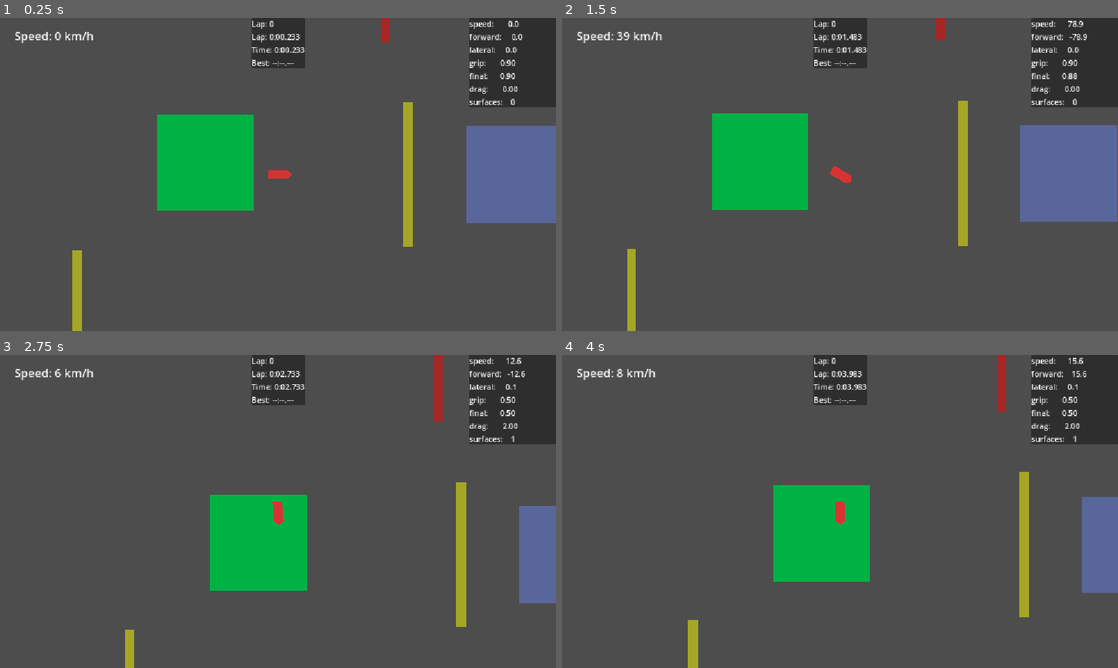
Above: before the commit, frames 1-4 (two rows, left to right).
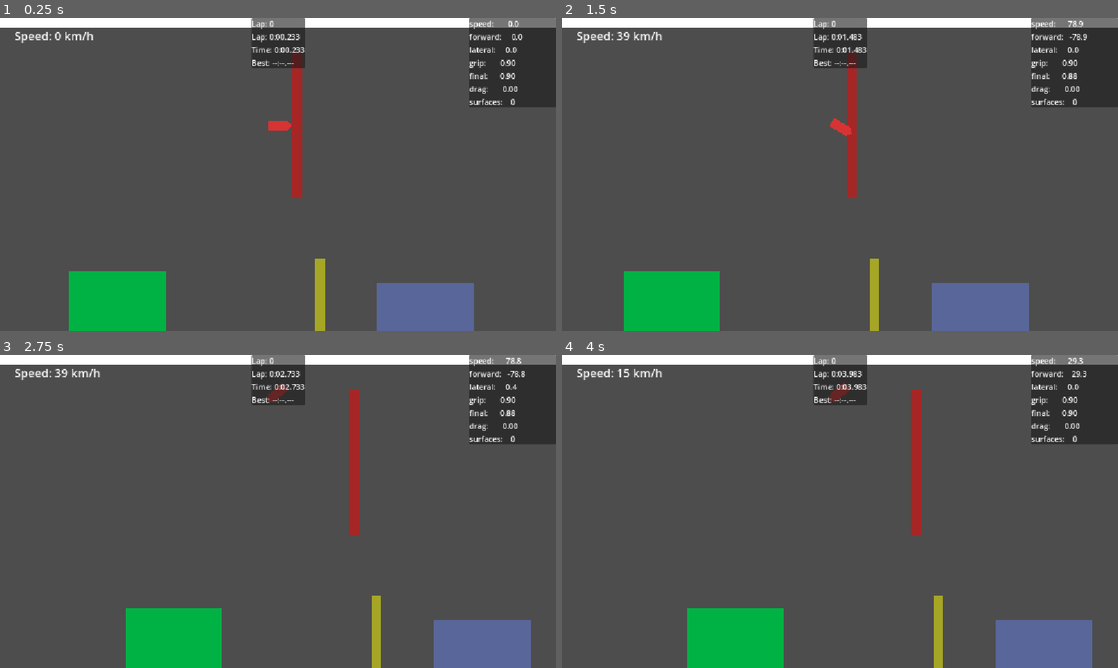
Above: after the commit, the same moments.

Repository: Lymphatus/wren
Game: Godot game, scene res://scenes/main.tscn
The game is run twice, just before and just after one commit, with the same random seed, the same clock (stepped at 60 frames per second) and the same inputs.
Inputs:
- Up to frame 1 (0.25 s): no input
- Up to frame 2 (1.5 s): tap Enter at 0.5 s; hold D (steer_right) 0.53-1.28 s; tap W (gas) at 0.6, 1.35 s; hold S (brake) from 1.28 s (still down)
- Up to frame 3 (2.75 s): release S (brake) at 2.03 s; hold D (steer_right) from 2.03 s (still down); tap W (gas) at 2.1 s
- Up to frame 4 (4 s): tap W (gas) at 2.85, 3.6 s; release D (steer_right) at 3.53 s; hold A (steer_left) from 3.53 s (still down)

The runs differ from the first frame. In frame 1, 22% of the frame differs, in the area x 0-100%, y 0-100%; in frame 2, 22%; in frame 3, 19%; in frame 4, 19%.

Commit message:
feat: reset car to start line on key press

Diff:
--- a/project.godot
+++ b/project.godot
@@ -14,6 +14,10 @@
 run/main_scene="res://scenes/main.tscn"
 config/features=PackedStringArray("4.6", "Mobile")
 config/icon="res://icon.svg"
+
+[autoload]
+
+EventBus="*uid://snmf4dhdejtt"
 
 [display]
 
@@ -50,6 +54,11 @@
 "events": [Object(InputEventKey,"resource_local_to_scene":false,"resource_name":"","device":-1,"window_id":0,"alt_press …(195 unchanged characters)…
 ]
 }
+reset={
+"deadzone": 0.2,
+"events": [Object(InputEventKey,"resource_local_to_scene":false,"resource_name":"","device":-1,"window_id":0,"alt_pressed":false,"shift_pressed":false,"ctrl_pressed":false,"meta_pressed":false,"pressed":false,"keycode":0,"physical_keycode":82,"key_label":0,"unicode":114,"location":0,"echo":false,"script":null)
+]
+}
 
 [physics]
 
--- a/scenes/main.tscn
+++ b/scenes/main.tscn
@@ -7,7 +7,6 @@
 [ext_resource type="PackedScene" uid="uid://bpans64dgjfxb" path="res://scenes/hud.tscn" id="4_jyhfs"]
 [ext_resource type="Script" uid="uid://du6pjc4cl4vny" path="res://scripts/game_manager.gd" id="6_tefeu"]
 [ext_resource type="PackedScene" uid="uid://dqe68kpb3jv22" path="res://scenes/checkpoint.tscn" id="7_o6xl0"]
-[ext_resource type="Script" uid="uid://dtghngh0khaj4" path="res://scripts/checkpoint.gd" id="8_tipki"]
 
 [sub_resource type="RectangleShape2D" id="RectangleShape2D_tbgi4"]
 size = Vector2(20, 300)
@@ -61,10 +60,11 @@
 car = NodePath("../Car")
 game_manager = NodePath("../GameManager")
 
-[node name="GameManager" type="Node" parent="." unique_id=44021279 node_paths=PackedStringArray("start_line", "checkpoints_container")]
+[node name="GameManager" type="Node" parent="." unique_id=44021279 node_paths=PackedStringArray("start_line", "checkpoints_container", "spawn_marker")]
 script = ExtResource("6_tefeu")
 start_line = NodePath("../StartFinishLine")
 checkpoints_container = NodePath("../Checkpoints")
+spawn_marker = NodePath("../StartFinishLine/CarStartMarker")
 
 [node name="StartFinishLine" type="Area2D" parent="." unique_id=1602827363]
 position = Vector2(67, -425)
@@ -80,16 +80,16 @@
 color = Color(1, 0, 0, 0.5)
 metadata/_edit_use_anchors_ = true
 
+[node name="CarStartMarker" type="Marker2D" parent="StartFinishLine" unique_id=1651490979]
+position = Vector2(-40, 0)
+
 [node name="Checkpoints" type="Node2D" parent="." unique_id=54335833]
 
 [node name="Checkpoint1" parent="Checkpoints" unique_id=730939196 instance=ExtResource("7_o6xl0")]
 position = Vector2(847, -238)
-script = ExtResource("8_tipki")
 
 [node name="Checkpoint2" parent="Checkpoints" unique_id=246847440 instance=ExtResource("7_o6xl0")]
 position = Vector2(114, 0)
-script = ExtResource("8_tipki")
 
 [node name="Checkpoint3" parent="Checkpoints" unique_id=1273690622 instance=ExtResource("7_o6xl0")]
 position = Vector2(-573, 306)
-script = ExtResource("8_tipki")
--- /dev/null
+++ b/scripts/event_bus.gd
@@ -0,0 +1,5 @@
+extends Node
+
+## Fired when the race should reset. Carries where the car should land,
+## so listeners don't need to know about the spawn marker.
+signal race_reset(spawn_transform: Transform2D)
--- a/scripts/game_manager.gd
+++ b/scripts/game_manager.gd
@@ -31,29 +31,36 @@
 ## StartFinishLine node into this slot in the Inspector.
 @export var start_line: Area2D
 
-
 ## Container holding all Checkpoint instances. Order in the scene tree
 ## determines the order they must be crossed in for a valid lap.
 @export var checkpoints_container: Node2D
+
+## Marker for where the car spawns/resets to — placed behind the start line.
+## Drag the spawn Marker2D into this slot in the Inspector.
+@export var spawn_marker: Marker2D
+
 # Built in _ready from checkpoints_container's children; never mutated after.
 var _checkpoints: Array[Area2D] = []
 # Index of the next checkpoint that must be crossed for the current lap to
 # remain valid. Starts at 0, advances on each in-order crossing, resets to
 # 0 after a valid start-line crossing.
 var _next_required_checkpoint: int = 0
+
 func _ready() -> void:
+	EventBus.race_reset.connect(_reset)
 	if start_line:
 		start_line.body_entered.connect(on_line_crossed)
+
 	if checkpoints_container:
 		for child in checkpoints_container.get_children():
 			if child.has_signal("crossed"):
 				_checkpoints.append(child)
 				child.crossed.connect(_on_checkpoint_crossed)
+	EventBus.race_reset.emit(spawn_marker.global_transform)
 
 func _process(delta: float) -> void:
 	current_lap_time += delta
 	total_time += delta
-
 
 # ============================================================================
 # Called by the start/finish line's body_entered signal. No direction
@@ -84,6 +91,23 @@
 	if idx == _next_required_checkpoint:
 		_next_required_checkpoint += 1
 
+func _reset(_spawn_transform: Transform2D) -> void:
+	lap_count = 0
+	current_lap_time = 0.0
+	total_time = 0.0
+	best_lap_time = -1.0
+	_next_required_checkpoint = 0
+
+# ============================================================================
+# Input handling — _unhandled_input fires only when a UI element didn't
+# consume the event, which is exactly what we want for a global debug
+# toggle. is_action_pressed (on the event, not the polled version) fires
+# once per key press.
+# ============================================================================
+func _unhandled_input(event: InputEvent) -> void:
+	if event.is_action_pressed("reset"):
+		EventBus.race_reset.emit(spawn_marker.global_transform)
+
 # ============================================================================
 # Format a duration (seconds) as "m:ss.mmm". Negative input → placeholder,
 # so callers can pass best_lap_time directly without a null check.
--- a/scripts/player_car.gd
+++ b/scripts/player_car.gd
@@ -97,8 +97,14 @@
 ## modulation. Exposed for the debug HUD; do not write to it externally.
 var final_grip: float = 0.9
 
+## Pending reset. _on_race_reset can fire any time; the actual move is
+## deferred to the next _integrate_forces — the only place a RigidBody2D
+## can be repositioned without fighting the solver.
+var _reset_requested: bool = false
+var _reset_to: Transform2D
 
 func _ready() -> void:
+	EventBus.race_reset.connect(_on_race_reset)
 	# Start the smoothed grip on the baseline so the first physics tick
 	# doesn't lerp from a stale default. effective_drag stays at 0 since
 	# the asphalt baseline has no drag.
@@ -110,6 +116,13 @@
 # one thing; this function is just the order.
 # ============================================================================
 func _integrate_forces(state: PhysicsDirectBodyState2D) -> void:
+	if _reset_requested:
+		_reset_requested = false
+		state.transform = _reset_to
+		state.linear_velocity = Vector2.ZERO
+		state.angular_velocity = 0.0
+		return  # skip this tick's throttle/steering so we don't re-add motion
+
 	var throttle := Input.get_axis("brake", "gas")
 	var steer := Input.get_axis("steer_left", "steer_right")
 
@@ -236,6 +249,9 @@
 func _on_surface_exited(surface: Area2D) -> void:
 	current_surfaces.erase(surface)
 
+func _on_race_reset(spawn_transform: Transform2D) -> void:
+	_reset_to = spawn_transform
+	_reset_requested = true
 
 # Lowest grip across all current surfaces, or the car's baseline if none.
 # "Most slippery wins" — a sliver of ice under a tire skids you regardless
Not shown, added: scripts/event_bus.gd.uid
